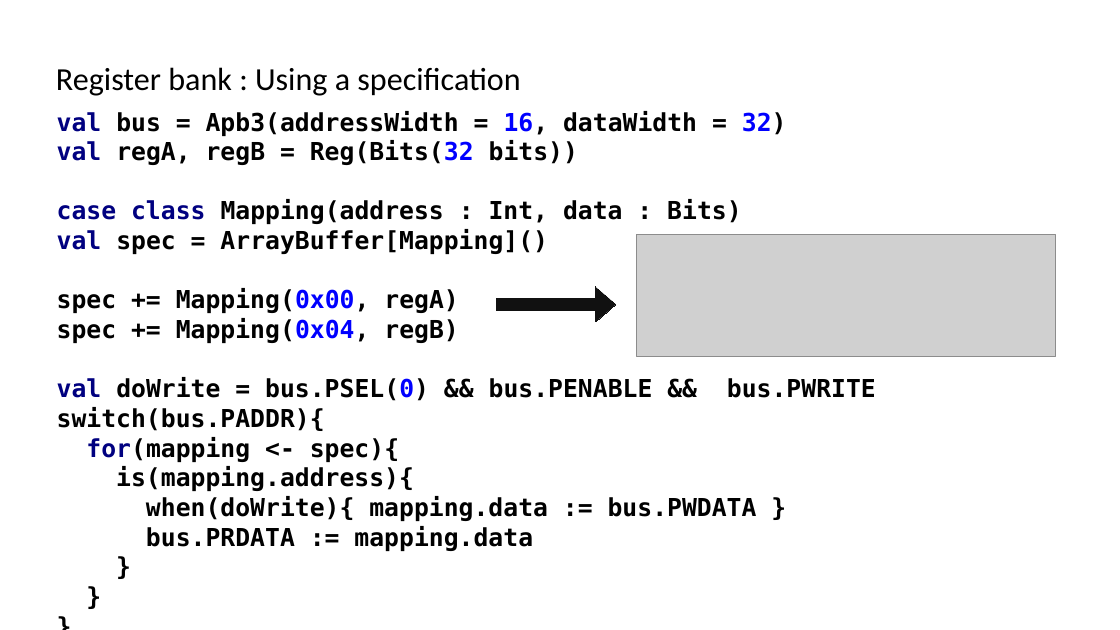
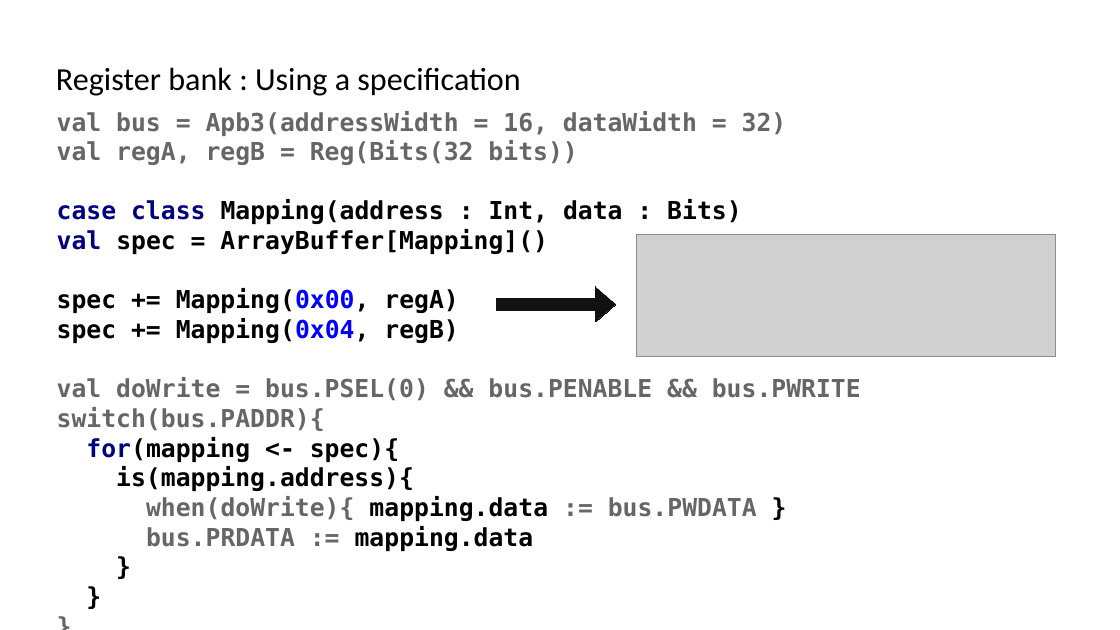
Before and after one commit to SpinalHDL/SpinalDoc, a slide deck: slide 7 of presentation/en/wosh_2019.odp. Drawn at 1120x630 pixels with LibreOffice and Linux fonts; fonts in the diff are those of the drawing; grey boxes stand for pictures. Boxes give left, top, right and bottom in pixels: in the first picture for what was removed or moved away, otherwise in the second. Text is boxed around its words. In the diff, an @@ line names an element or a change of style, - is before the commit and + after.

```diff
--- a/presentation/en/wosh_2019.odp
+++ b/presentation/en/wosh_2019.odp
@@ text "val bus = Apb3(addressWidth = ..." at (57, 111, 861, 551): text colour #000080 to #666666 in "val val val"; text colour #000000 to #666666 in "bus = Apb3(addressWidth = 16, dataWidth = ..."; text colour #0000FF to #666666 in "16, 32) Reg(Bits(32 bus.PSEL(0)" @@
```
Also in this commit, not shown: 11 other slides changed, 3 slides added.
